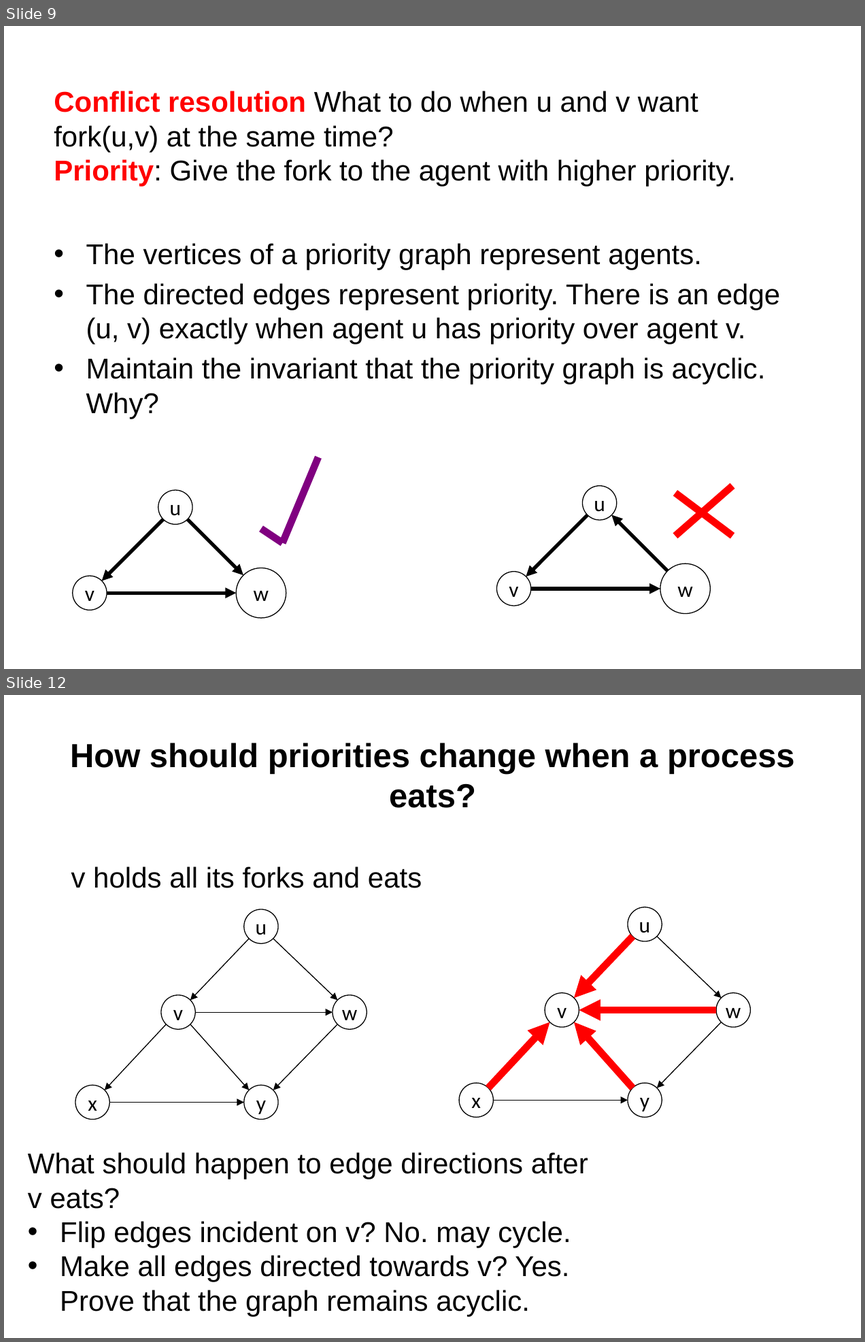
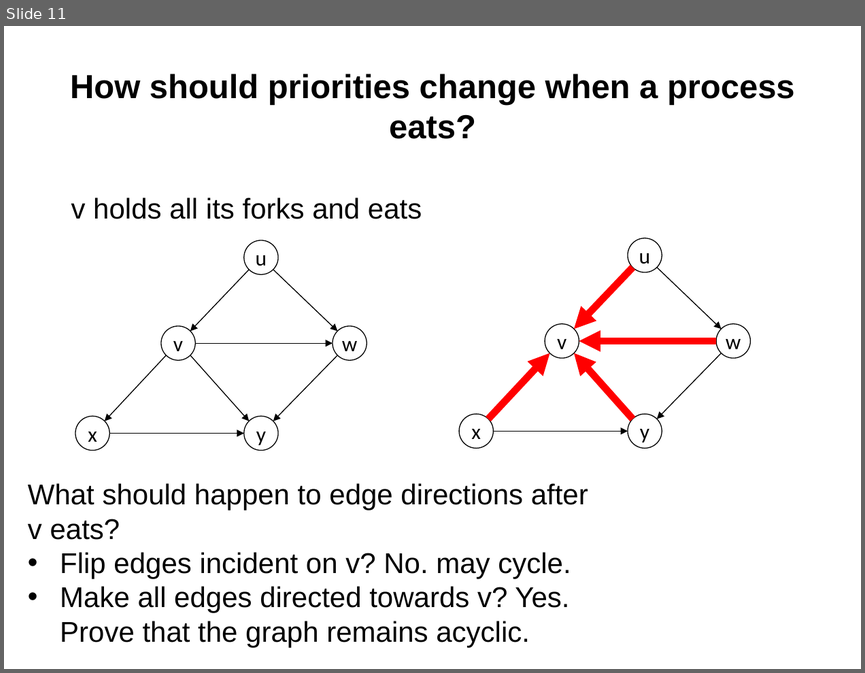
Before and after one commit to kmchandy/kmchandy.github.io, a slide deck: DiningPhilosophers/DiningPhilosophers.pptx. Shown one above the other, each under a label of ours: slides 9 and 12 before the commit, slide 11 after it; the slides between them are not shown. The pictures are 865x1342 and 865x673 pixels, drawn with LibreOffice and Linux fonts; fonts in the diff are those of the drawing. Boxes give left, top, right and bottom in pixels: in the first picture for what was removed or moved away, otherwise in the second. Text is boxed around its words. In the diff, an @@ line names an element or a change of style, - is before the commit and + after.

```diff
--- a/DiningPhilosophers/DiningPhilosophers.pptx
+++ b/DiningPhilosophers/DiningPhilosophers.pptx
@@ slide 9 removed at (4,26,861,669), background #FFFFFF @@
@@ title removed at (54,91,736,186) @@
-Conflict resolution What to do when u and v want fork(u,v) at the same time?
-Priority: Give the fork to the agent with higher priority.
@@ text removed at (86,243,780,384) @@
-• The vertices of a priority graph represent agents.
-• The directed edges represent priority. There is an edge (u, v) exactly when agent u has priority over agent v.
-• Maintain the invariant that the priority graph is acyclic. Why?
@@ line removed from (283, 543) to (318, 457) @@
@@ ellipse removed at (582,485,617,520) @@
-u
@@ line removed from (675, 493) to (732, 536) @@
@@ line removed from (675, 536) to (732, 485) @@
@@ arrow removed from (587, 514) to (526, 576) @@
@@ arrow removed from (667, 571) to (611, 514) @@
@@ line removed from (261, 528) to (283, 543) @@
@@ ellipse removed at (496,571,531,605) @@
-v
@@ ellipse removed at (660,563,710,613) @@
-w
@@ group removed at (73,490,286,617): 3 ellipses, 3 arrows @@
-u
-v
-w
@@ arrow removed from (531, 588) to (660, 588) @@
@@ what was slide 12 is now slide 11 @@
```
Also in this commit, not shown: 12 slides changed, 3 slides added, 5 other slides removed, 29 other files.
